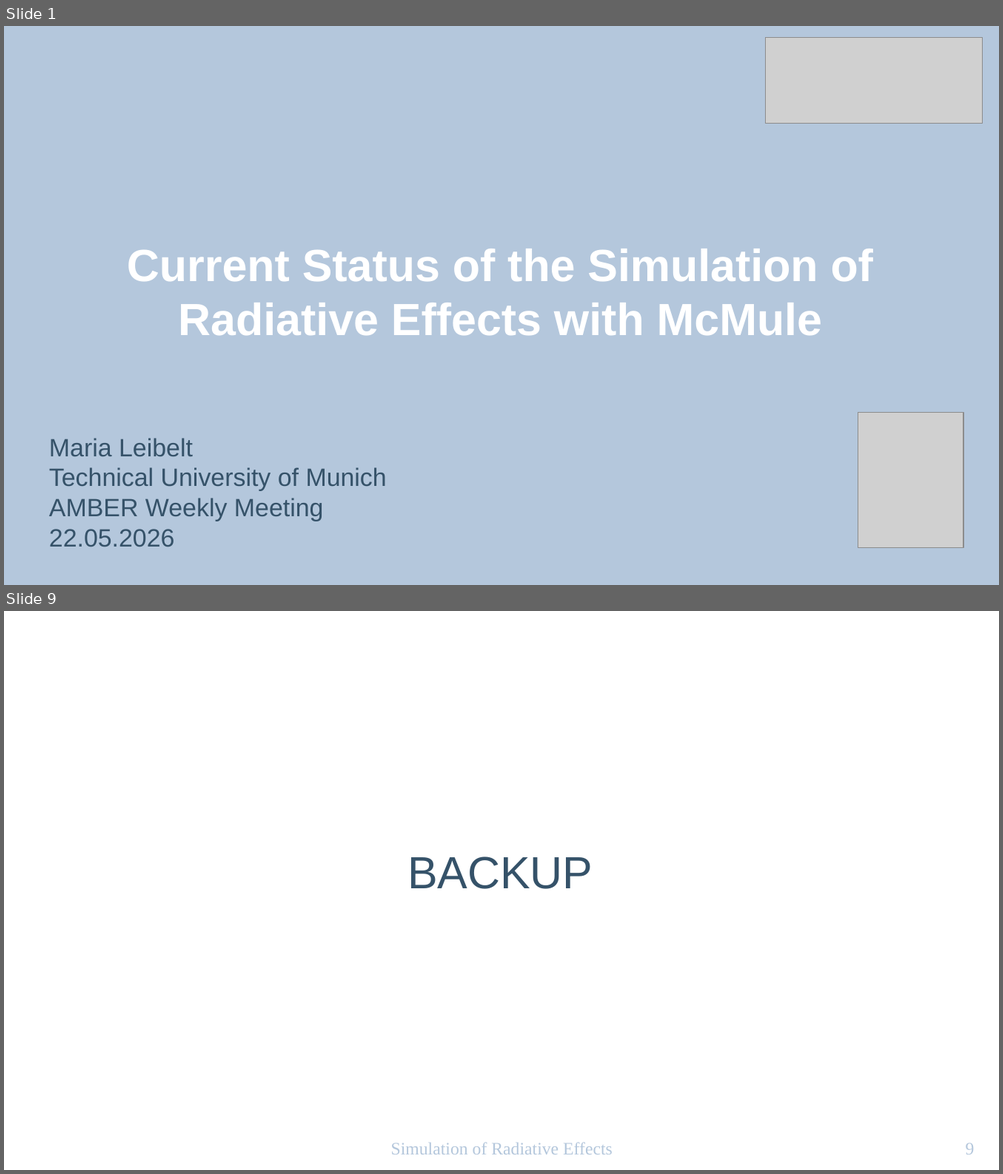
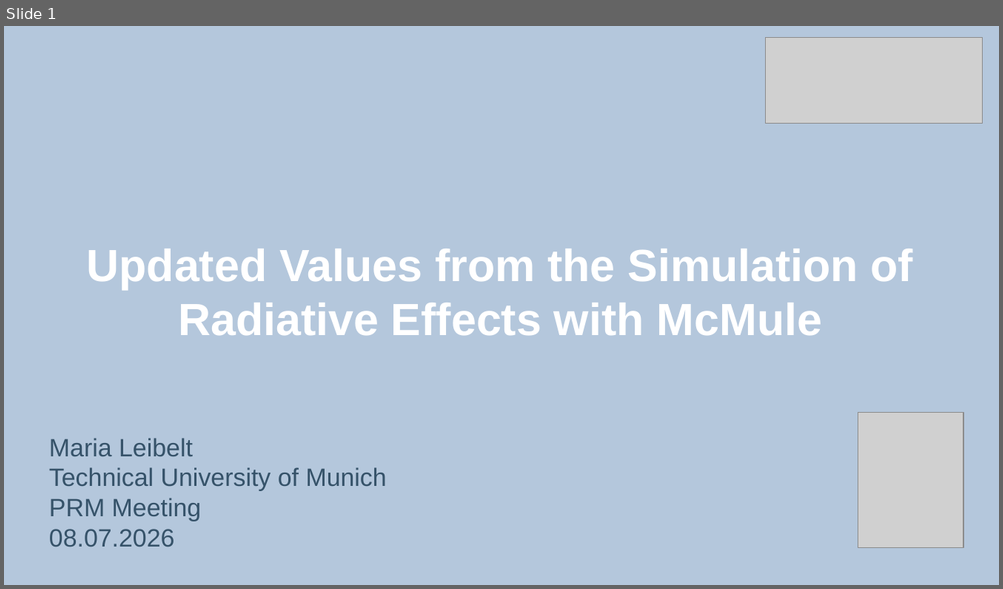
Before and after one commit to marialeibelt/RadCorAMBER, a slide deck: PRM_20_05.odp. Shown one above the other, each under a label of ours: slides 1 and 9 before the commit, slide 1 after it; the slides between them are not shown. The pictures are 1003x1174 and 1003x589 pixels, drawn with LibreOffice and Linux fonts; fonts in the diff are those of the drawing; grey boxes stand for pictures. Boxes give left, top, right and bottom in pixels: in the first picture for what was removed or moved away, otherwise in the second. Text is boxed around its words. In the diff, an @@ line names an element or a change of style, - is before the commit and + after.

```diff
--- a/PRM_20_05.odp
+++ b/PRM_20_05.odp
@@ slide 9 removed at [4,611,999,1170], background #FFFFFF @@
@@ title removed at [407,857,592,889] @@
-BACKUP
@@ text removed at [391,1142,612,1155] @@
-Simulation of Radiative Effects
@@ page number removed at [965,1143,974,1155] @@
-9
@@ slide 1 changed as well @@
@@ title at [87,249,913,336]: text changed @@
-Current Status of the Simulation of Radiative Effects with McMule
+Updated Values from the Simulation of Radiative Effects with McMule
@@ subtitle at [49,498,202,547]: text changed @@
-AMBER Weekly Meeting
-22.05.2026
+PRM Meeting
+08.07.2026
```
Also in this commit, not shown: 1 other slide changed, 1 slide added, 7 other slides removed, 43 other files.
